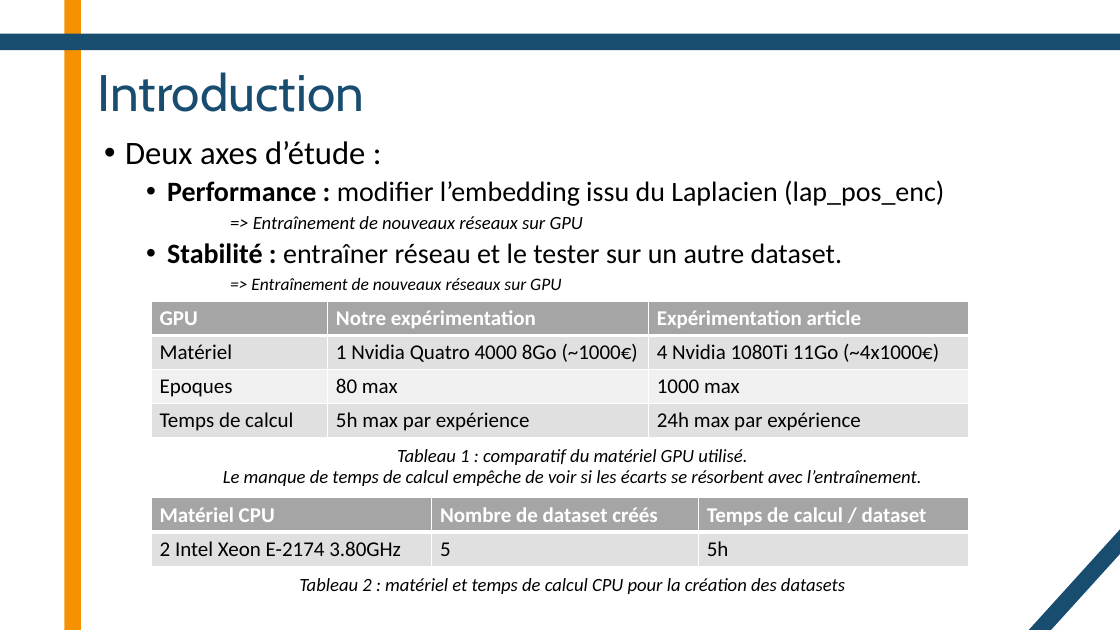
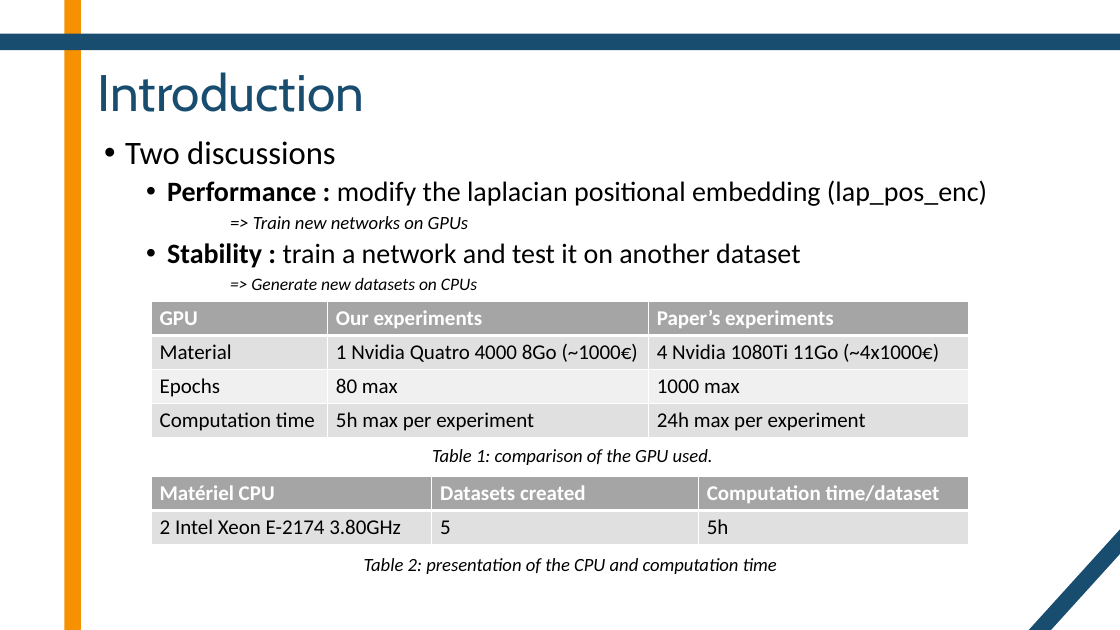
Before and after one commit to DentanJeremie/MAP583-Graph-Transformers, a slide deck: slide 3 of presentation/Presentation.pptx. Drawn at 1120x630 pixels with LibreOffice and Linux fonts; fonts in the diff are those of the drawing. Boxes give left, top, right and bottom in pixels: in the first picture for what was removed or moved away, otherwise in the second. Text is boxed around its words. In the diff, an @@ line names an element or a change of style, - is before the commit and + after.

Commit message:
presentation

```diff
--- a/presentation/Presentation.pptx
+++ b/presentation/Presentation.pptx
@@ text at <box>125,141,987,574</box>: text changed; size 16 to 24 pt @@
-• Deux axes d’étude :
-  • Performance : modifier l’embedding issu du Laplacien (lap_pos_enc)
-  => Entraînement de nouveaux réseaux sur GPU
-  • Stabilité : entraîner réseau et le tester sur un autre dataset.
-  => Entraînement de nouveaux réseaux sur GPU
-Tableau 1 : comparatif du matériel GPU utilisé.
-Le manque de temps de calcul empêche de voir si les écarts se résorbent avec l’entraînement.
-Tableau 2 : matériel et temps de calcul CPU pour la création des datasets
+• Two discussions
+  • Performance : modify the laplacian positional embedding (lap_pos_enc)
+  => Train new networks on GPUs
+  • Stability : train a network and test it on another dataset
+  => Generate new datasets on CPUs
+Table 1: comparison of the GPU used.
+Table 2: presentation of the CPU and computation time
@@ table at <box>151,302,969,438</box> @@
-row 1, column 2: Notre expérimentation
+row 1, column 2: Our experiments
-row 1, column 3: Expérimentation article
+row 1, column 3: Paper’s experiments
-row 2, column 1: Matériel
+row 2, column 1: Material
-row 3, column 1: Epoques
+row 3, column 1: Epochs
-row 4: Temps de calcul | 5h max par expérience | 24h max par expérience
+row 4: Computation time | 5h max per experiment | 24h max per experiment
@@ table at <box>151,476,969,544</box> @@
-row 1, column 2: Nombre de dataset créés
+row 1, column 2: Datasets created
-row 1, column 3: Temps de calcul / dataset
+row 1, column 3: Computation time/dataset
@@ table: place and size @@
-table at <box>151,498,969,566</box>
+table at <box>151,476,969,544</box>
```
Also in this commit, not shown: 5 other slides changed, 5 slides added, 1 slide removed, 3 other files.
